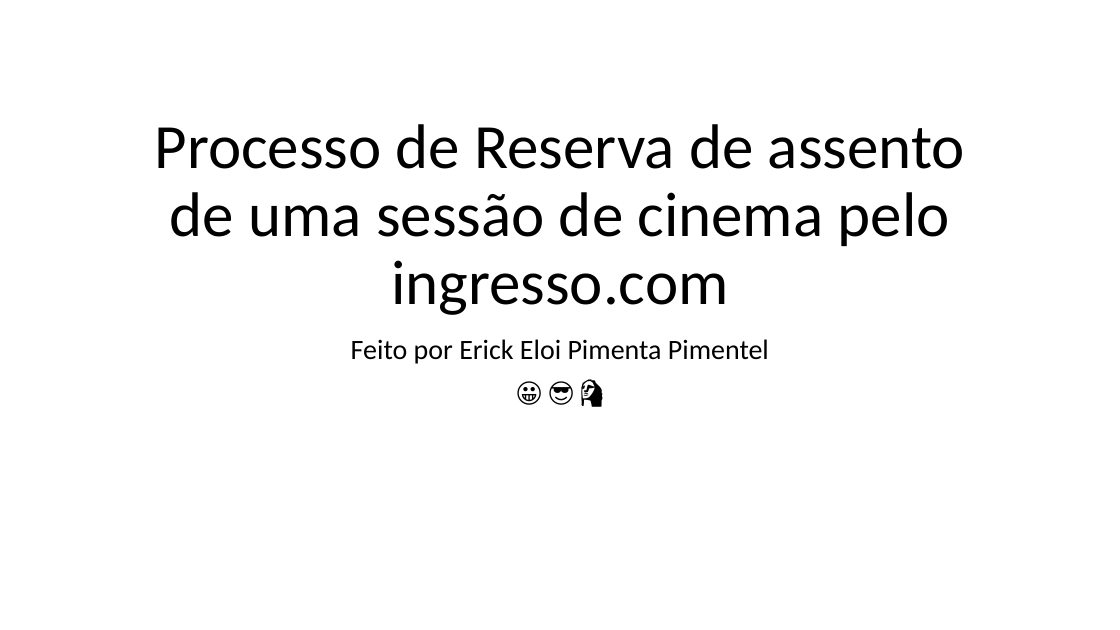
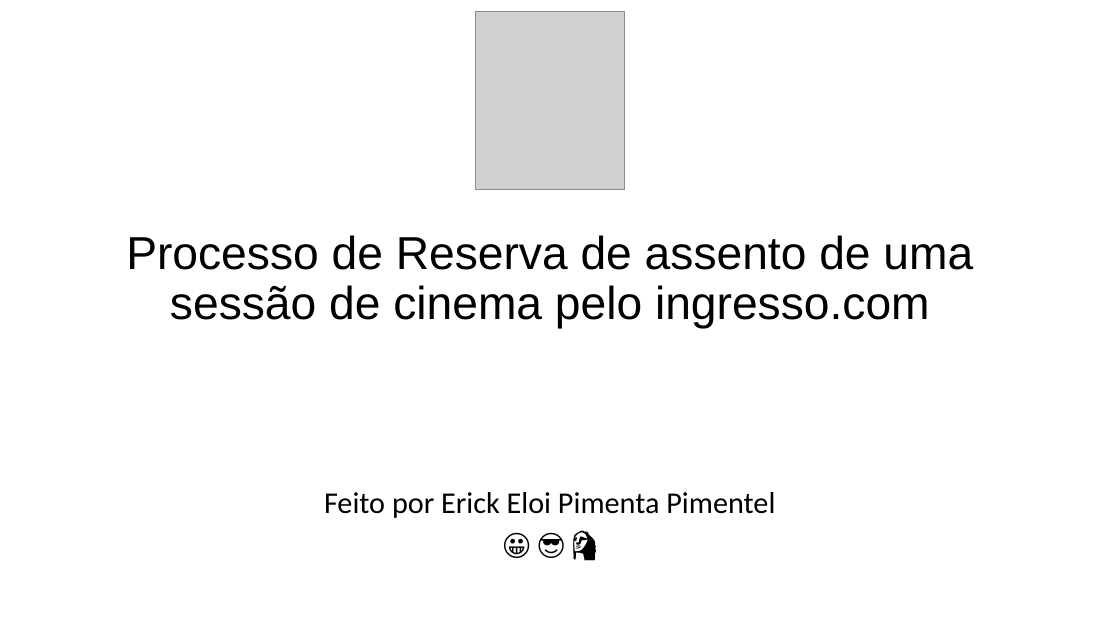
Before and after one commit to erickeloi/Modelagem-BPMN, a slide deck: slide 2 of Ingresso.com/Ingresso.com.pptx (slide 1 before the commit). Drawn at 1120x630 pixels with LibreOffice and Linux fonts; fonts in the diff are those of the drawing; grey boxes stand for pictures. Boxes give left, top, right and bottom in pixels: in the first picture for what was removed or moved away, otherwise in the second. Text is boxed around its words. In the diff, an @@ line names an element or a change of style, - is before the commit and + after.

```diff
--- a/Ingresso.com/Ingresso.com.pptx
+++ b/Ingresso.com/Ingresso.com.pptx
@@ picture added at (x1=476, y1=11, x2=625, y2=189) @@
@@ title "Processo de Reserva de assento ..." moved from (x1=155, y1=124, x2=965, y2=315) to (x1=126, y1=235, x2=973, y2=329) @@
@@ title "Processo de Reserva de assento ..." at (x1=126, y1=235, x2=973, y2=329): size 54 to 39.6 pt, font Calibri to Arial; vertical alignment bottom to middle @@
@@ text "Feito por Erick Eloi Pimenta ..." moved from (x1=351, y1=339, x2=769, y2=364) to (x1=324, y1=492, x2=775, y2=518) @@
@@ text "Feito por Erick Eloi Pimenta ..." at (x1=324, y1=492, x2=775, y2=518): size 24 to 25.9 pt; line spacing 0.9 to 0.8 @@
```
Also in this commit, not shown: 1 other slide changed, 1 slide added.
